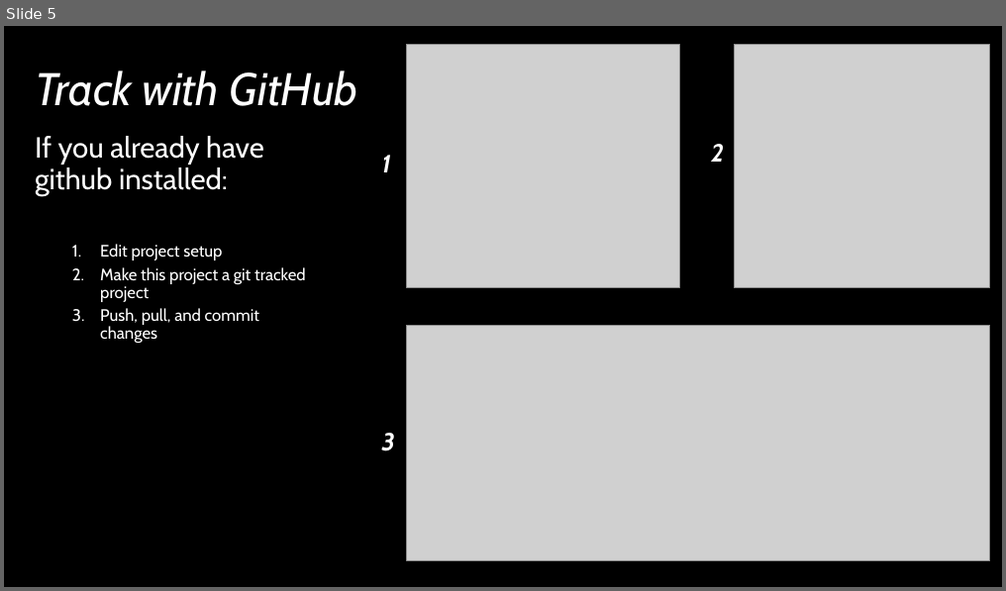
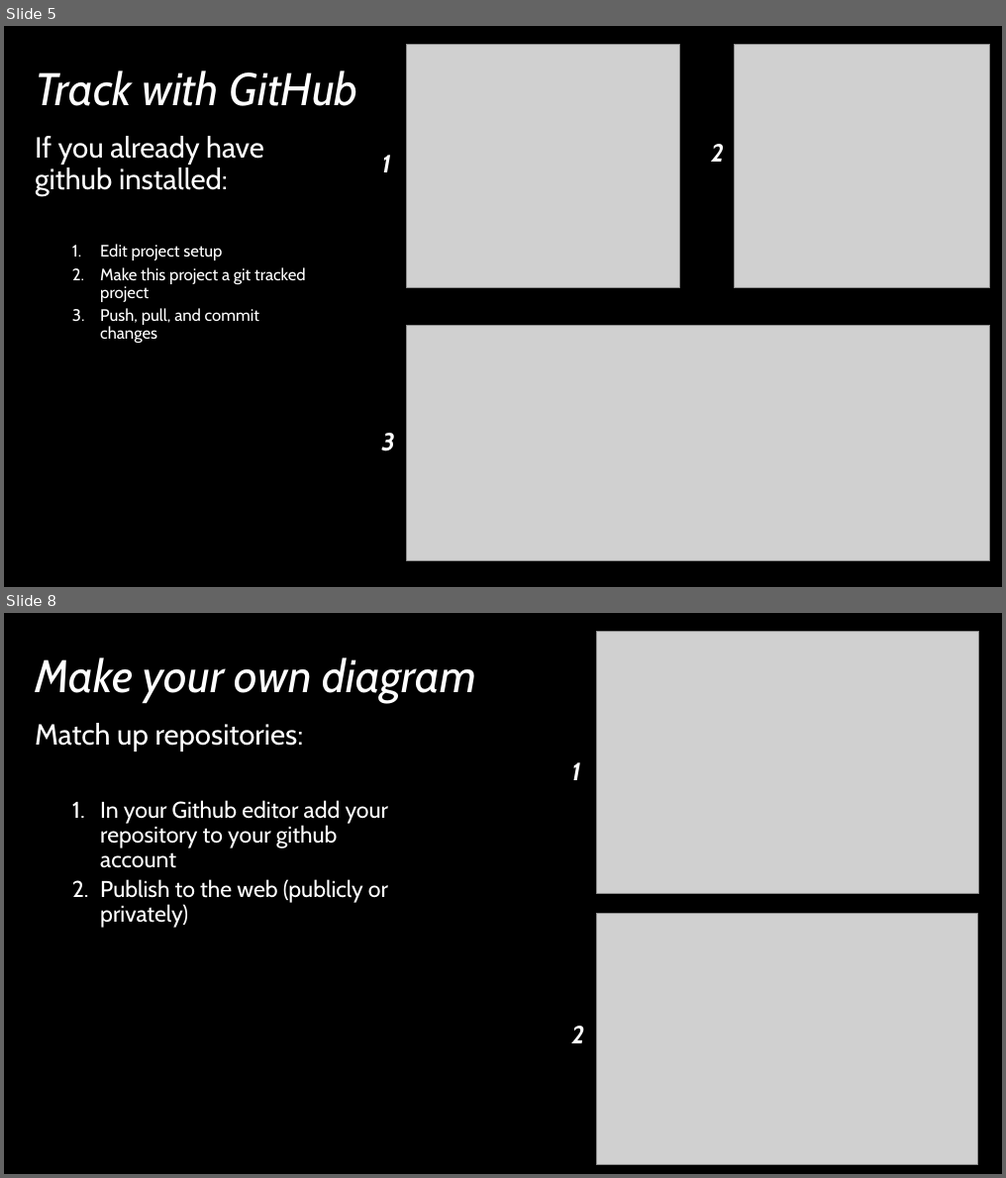
Before and after one commit to vpagowski/Lab_mtg_examples, a slide deck: Lab_mtg_Jun12.pptx. Shown one above the other, each under a label of ours: slide 5 before the commit, slides 5 and 8 after it; the slides between them are not shown. The pictures are 1006x591 and 1006x1178 pixels, drawn with LibreOffice and Linux fonts; fonts in the diff are those of the drawing; grey boxes stand for pictures. Boxes give left, top, right and bottom in pixels: in the first picture for what was removed or moved away, otherwise in the second. Text is boxed around its words. In the diff, an @@ line names an element or a change of style, - is before the commit and + after.

```diff
--- a/Lab_mtg_Jun12.pptx
+++ b/Lab_mtg_Jun12.pptx
@@ slide 8 added at (x1=4, y1=613, x2=1002, y2=1174), background #000000 @@
@@ picture added at (x1=597, y1=631, x2=979, y2=894) @@
@@ title added at (x1=35, y1=658, x2=476, y2=703), 44 pt, text #FFFFFF, italic @@
+Make your own diagram
@@ text added at (x1=35, y1=723, x2=389, y2=928), 22 pt, text #FFFFFF @@
+Match up repositories:
+  1. In your Github editor add your repository to your github account
+  2. Publish to the web (publicly or privately)
@@ text added at (x1=571, y1=762, x2=580, y2=780), 24 pt, text #FFFFFF, bold, italic @@
+1
@@ picture added at (x1=597, y1=914, x2=978, y2=1165) @@
@@ text added at (x1=571, y1=1026, x2=584, y2=1044), 24 pt, text #FFFFFF, bold, italic @@
+2
```
Also in this commit, not shown: 1 slide changed, 2 other slides added, 4 other files.
